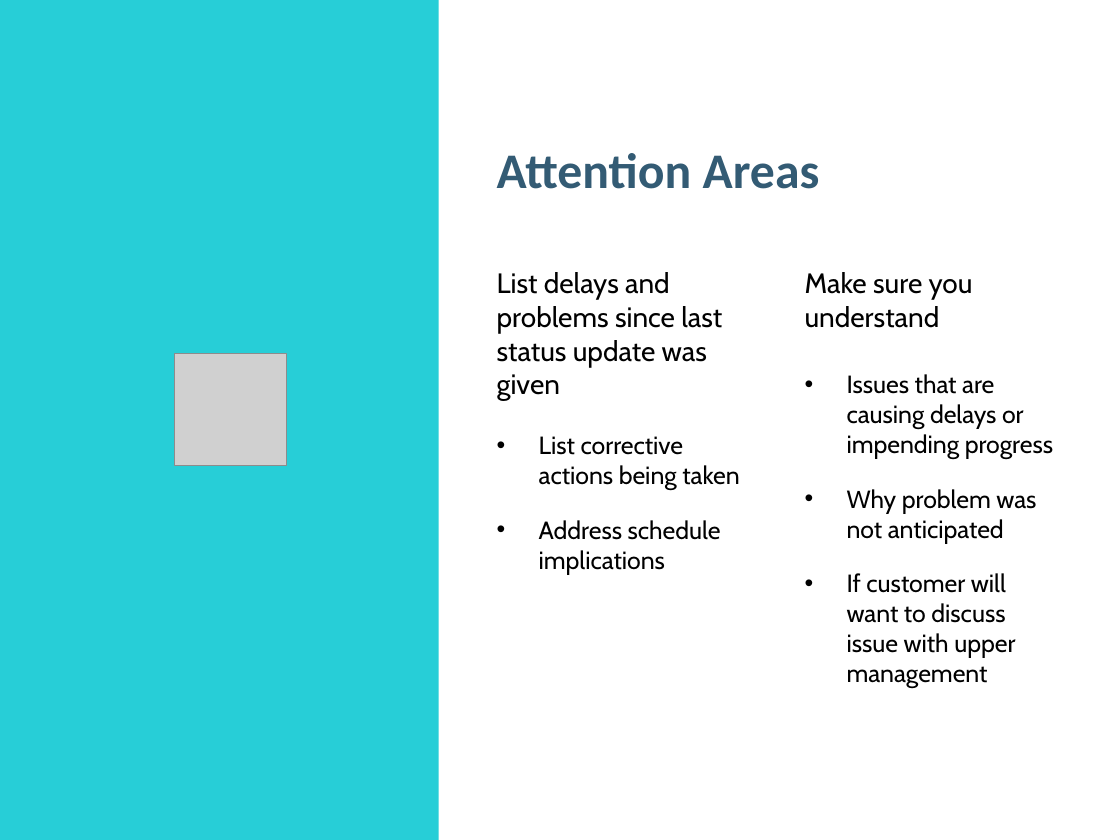
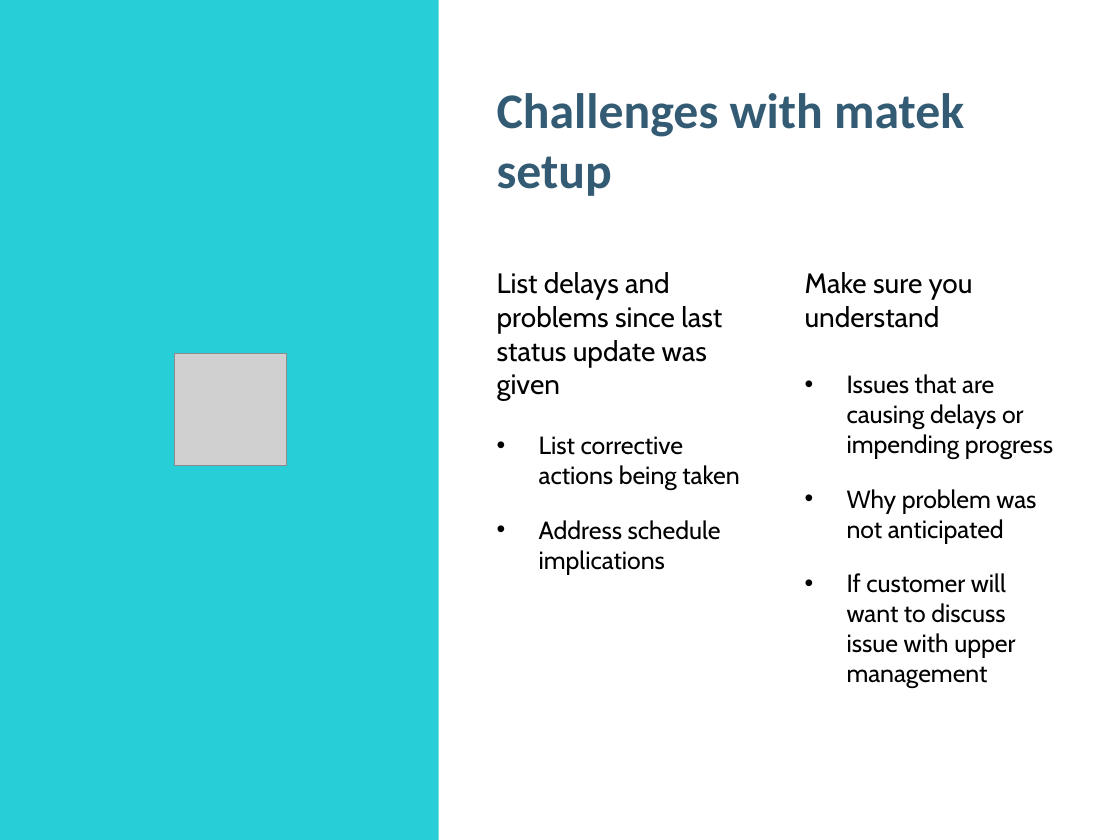
Before and after one commit to 1659012/RnD16Bit, a slide deck: slide 4 of Presentation/Project Status.pptx. Drawn at 1120x840 pixels with LibreOffice and Linux fonts; fonts in the diff are those of the drawing; grey boxes stand for pictures. Boxes give left, top, right and bottom in pixels: in the first picture for what was removed or moved away, otherwise in the second. Text is boxed around its words. In the diff, an @@ line names an element or a change of style, - is before the commit and + after.

```diff
--- a/Presentation/Project Status.pptx
+++ b/Presentation/Project Status.pptx
@@ title at <box>497,93,964,196</box>: text changed @@
-Attention Areas
+Challenges with matek setup
```
Also in this commit, not shown: 4 slides added, 2 slides removed, 11 other files.
